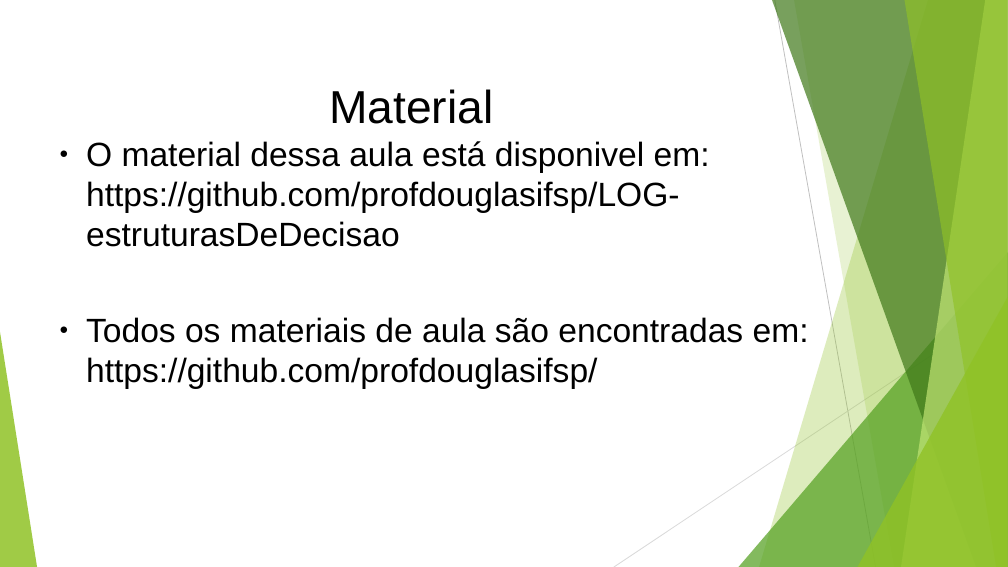
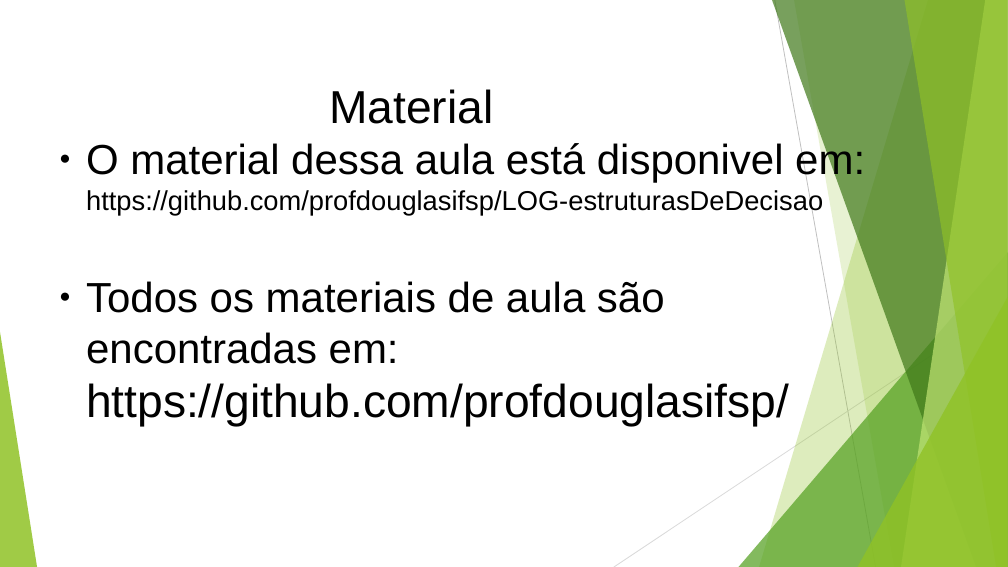
Before and after one commit to profdouglasifsp/LOG-estruturasDeDecisao, a slide deck: slide 3 of logicaDeProgramacaoEstruturasDeDecisao.odp. Drawn at 1008x567 pixels with LibreOffice and Linux fonts; fonts in the diff are those of the drawing. Boxes give left, top, right and bottom in pixels: in the first picture for what was removed or moved away, otherwise in the second. Text is boxed around its words. In the diff, an @@ line names an element or a change of style, - is before the commit and + after.

Commit message:
Correções e adição do plano de aula e lista de exercícios

```diff
--- a/logicaDeProgramacaoEstruturasDeDecisao.odp
+++ b/logicaDeProgramacaoEstruturasDeDecisao.odp
@@ text "O material dessa aula está ..." at <box>86,141,865,427</box>: size 32 to 40 pt in "O material dessa aula está disponivel em:", "Todos os materiais de aula são encontradas ..."; size 32 to 26 pt in "https://github.com/profdouglasifsp/LOG-estruturasDeDecisao"; size 32 to 44 pt in "https://github.com/profdouglasifsp/" @@
```
Also in this commit, not shown: 7 other slides changed, 1 slide added, 3 other files.
